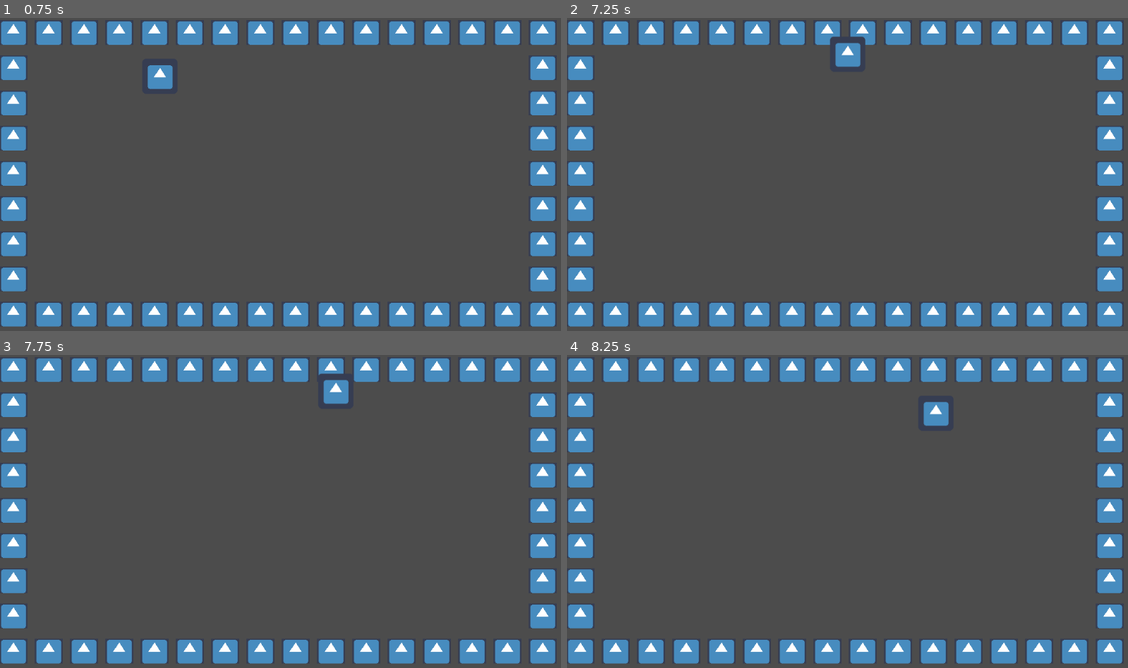
Above: before the commit, frames 1-4 (two rows, left to right).
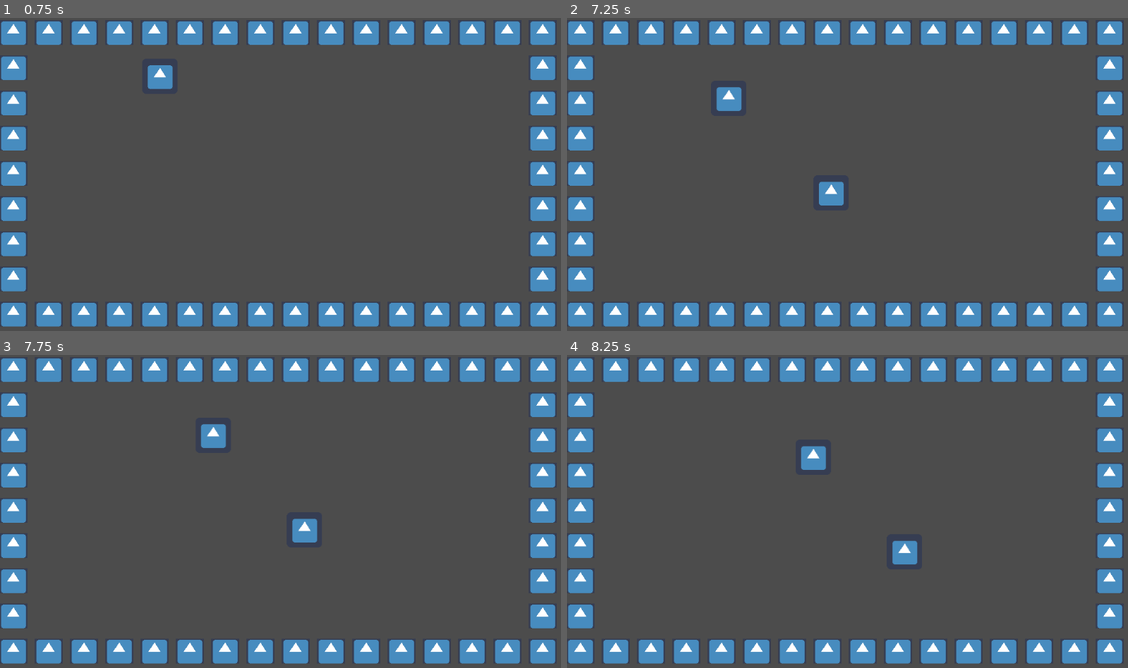
Above: after the commit, the same moments.

Repository: sidfer/devhacks-2025
Game: Godot game, scene res://Scenes/Rooms/BaseRoom.tscn
Two runs of this game, one before a commit and one after it. Both use one fixed random seed, a clock stepped at 60 frames per second and the inputs below. The engine's default icon, where the game draws it, is replaced by a stand-in: a white triangle on a blue panel in a dark square.
Inputs:
- Up to frame 1 (0.75 s): tap Enter at 0.5 s; hold Up (ui_up) from 0.53 s (still down)
- Up to frame 2 (7.25 s): tap Space at 1.25, 3.5 s; tap Enter at 2 s; release Up (ui_up) at 2.03 s; hold Left (ui_left) 2.03-3.53 s; hold Down (ui_down) 3.53-4.28 s; hold Right (ui_right) 4.28-5.03 s; hold Up (ui_up) 5.03-5.78 s; hold Right (ui_right) from 5.78 s (still down)
- Up to frame 3 (7.75 s): keep holding Right (ui_right)
- Up to frame 4 (8.25 s): release Right (ui_right) at 8.03 s; hold Down (ui_down) from 8.03 s (still down)

Frame 1 is identical in both runs. In frame 2, 1.1% of the frame differs, in the area x 26-54%, y 5-60%; in frame 3, 1.1%, in the area x 35-63%, y 5-60%; in frame 4, 1.0%.

Commit message:
doors working

Diff:
--- a/Global/Door_Up.gd
+++ b/Global/Door_Up.gd
@@ -1,12 +1,17 @@
 extends Area2D
 
 export(String) var direction = "up"
+var can_trigger = true  # Cooldown flag
 
 func _ready():
-	# Connect the signal automatically (no need for manual connection)
 	connect("body_entered", self, "_on_Door_body_entered")
 
 func _on_Door_body_entered(body):
-	if body.is_in_group("player"):
-		# Call the GameManager to handle the room change
+	if body.is_in_group("player") && can_trigger:
+		can_trigger = false
 		GameManager.change_room(direction)
+		# Reset cooldown after 0.5 seconds
+		get_tree().create_timer(0.5).connect("timeout", self, "_reset_trigger")
+
+func _reset_trigger():
+	can_trigger = true
--- a/Global/GameManager.gd
+++ b/Global/GameManager.gd
@@ -1,15 +1,53 @@
 extends Node
 
 var current_room : Node
-var room_coordinates = Vector2(0, 0)  # Track player position in room grid
-var rooms = {}  # Dictionary to track generated rooms
+var room_grid = Vector2(0, 0)  # Track player's grid position
+var rooms = {}  # Stores generated rooms
 
 func _ready():
-	# Autoload via Project Settings → Autoload tab
-	pass
+	# Load the starting room
+	load_room(Vector2(0, 0))
 
-func change_room(direction):
-	# Calculate new room position
+func load_room(grid_position: Vector2):
+	# Freeze player during transition
+	var player = get_tree().get_nodes_in_group("player")
+	if player.size() > 0:
+		player[0].can_move = false
+
+	# Remove old room
+	if current_room:
+		current_room.queue_free()
+
+	# Load/generate new room
+	if not rooms.has(grid_position):
+		generate_room(grid_position)
+
+	current_room = rooms[grid_position]
+	get_tree().current_scene.add_child(current_room)
+
+	# Position player after room is fully loaded
+	yield(get_tree().create_timer(0.1), "timeout")
+
+	if player.size() > 0:
+		var p = player[0]
+		p.can_move = true
+		var spawn = current_room.get_node_or_null("PlayerSpawn")
+		if spawn:
+			p.global_position = spawn.global_position
+		else:
+			push_error("Missing PlayerSpawn in room")
+
+func generate_room(grid_position: Vector2):
+	var room = preload("res://Scenes/Rooms/BaseRoom.tscn").instance()
+	rooms[grid_position] = room
+
+	# Randomly add treasure
+	if randf() < 0.7:
+		var treasure = preload("res://Scenes/Treasure.tscn").instance()
+		room.add_child(treasure)
+		treasure.position = Vector2(randi() % 500 + 100, randi() % 300 + 100)
+
+func change_room(direction: String):
 	var offset = Vector2.ZERO
 	match direction:
 		"up": offset.y -= 1
@@ -17,24 +55,5 @@
 		"left": offset.x -= 1
 		"right": offset.x += 1
 
-	room_coordinates += offset
-
-	# Load new room if not already generated
-	if not rooms.has(room_coordinates):
-		generate_new_room(room_coordinates)
-
-	# Transition to existing room
-	var new_room = rooms[room_coordinates]
-	get_tree().current_scene.add_child(new_room)
-
-	# Move player to appropriate door position
-	var player = get_tree().get_nodes_in_group("player")[0]
-	player.global_position = new_room.get_node("PlayerSpawn").global_position
-
-func generate_new_room(coords):
-	var room = preload("res://Scenes/Rooms/BaseRoom.tscn").instance()
-	rooms[coords] = room
-	# Add treasure randomly
-	if randf() < 0.7:  # 70% chance for treasure
-		var treasure = preload("res://Scenes/Treasure.tscn").instance()
-		room.add_child(treasure)
+	room_grid += offset
+	load_room(room_grid)
--- a/Global/Player.gd
+++ b/Global/Player.gd
@@ -1,12 +1,22 @@
 extends KinematicBody2D
 
 const SPEED = 200
+var current_speed = SPEED
 var velocity = Vector2()
+var can_move = true  # Movement control flag
+
+func _ready():
+	add_to_group("player")
+
+func update_speed(multiplier):
+	current_speed = SPEED * multiplier
 
 func _physics_process(delta):
+	if !can_move:
+		return
+
 	velocity = Vector2()
-	# Input handling
 	velocity.x = Input.get_action_strength("ui_right") - Input.get_action_strength("ui_left")
 	velocity.y = Input.get_action_strength("ui_down") - Input.get_action_strength("ui_up")
-	velocity = velocity.normalized() * SPEED
+	velocity = velocity.normalized() * current_speed
 	move_and_slide(velocity)
--- a/Scenes/Player/Player.tscn
+++ b/Scenes/Player/Player.tscn
@@ -6,6 +6,7 @@
 [sub_resource type="RectangleShape2D" id=1]
 
 [node name="Player" type="KinematicBody2D"]
+collision_mask = 6
 script = ExtResource( 2 )
 
 [node name="Sprite" type="Sprite" parent="."]
--- a/Scenes/Rooms/BaseRoom.tscn
+++ b/Scenes/Rooms/BaseRoom.tscn
@@ -45,6 +45,8 @@
 
 [node name="StaticBody2D" type="StaticBody2D" parent="."]
 position = Vector2( 47, 224 )
+collision_layer = 4
+collision_mask = 0
 
 [node name="CollisionShape2D" type="CollisionShape2D" parent="StaticBody2D"]
 position = Vector2( 463, -198 )
@@ -77,4 +79,7 @@
 [node name="Player" parent="." instance=ExtResource( 5 )]
 position = Vector2( 291, 146 )
 
+[node name="PlayerSpawn" type="Position2D" parent="."]
+position = Vector2( 480, 318 )
+
 [connection signal="body_entered" from="Door_Up" to="Door_Up" method="_on_Door_Up_body_entered"]
Not shown, changed: .DS_Store
Not shown, added: Scenes/.DS_Store
